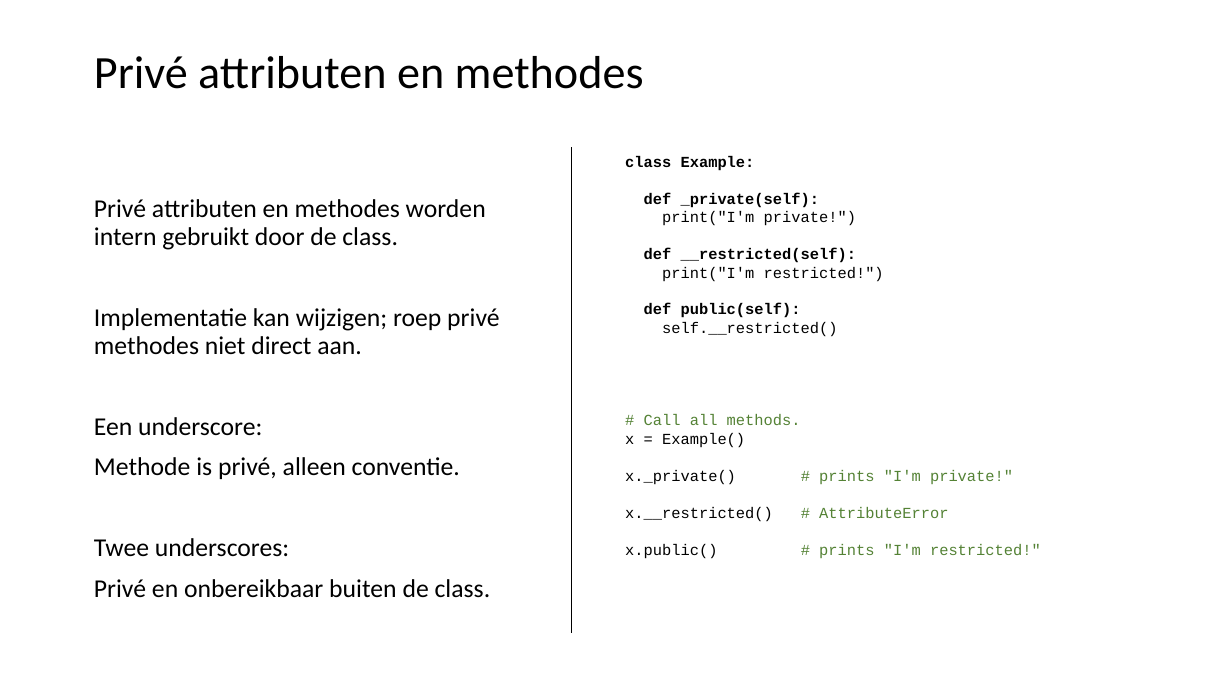
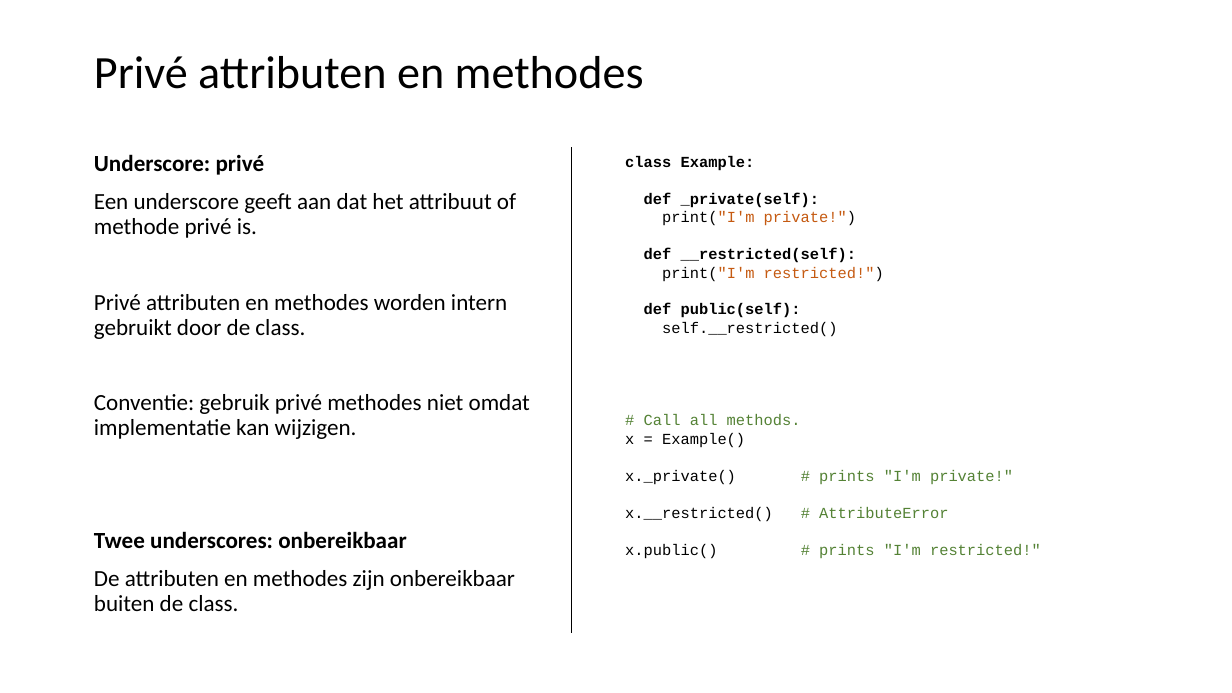
Before and after one commit to LFKoning/knowledge-sharing, a slide deck: slide 56 of python_course/1_basics_classes/python_cursus_1.pptx (slide 53 before the commit). Drawn at 1232x693 pixels with LibreOffice and Linux fonts; fonts in the diff are those of the drawing. Boxes give left, top, right and bottom in pixels: in the first picture for what was removed or moved away, otherwise in the second. Text is boxed around its words. In the diff, an @@ line names an element or a change of style, - is before the commit and + after.

```diff
--- a/python_course/1_basics_classes/python_cursus_1.pptx
+++ b/python_course/1_basics_classes/python_cursus_1.pptx
@@ text at (x1=94, y1=154, x2=516, y2=238): paragraphs added @@
+Underscore: privé
+Een underscore geeft aan dat het attribuut of methode privé is.
@@ text at (x1=662, y1=211, x2=884, y2=282): text colour #000000 to #C55A11 in "print("I'm private!")", "print("I'm restricted!")" @@
@@ text at (x1=94, y1=294, x2=507, y2=339): size 20 to 18 pt in "Privé attributen en methodes worden intern gebruikt ..." @@
@@ text at (x1=94, y1=394, x2=530, y2=611): text changed; size 20 to 18 pt @@
-Implementatie kan wijzigen; roep privé methodes niet direct aan.
-Een underscore:
-Methode is privé, alleen conventie.
-Twee underscores:
-Privé en onbereikbaar buiten de class.
+Conventie: gebruik privé methodes niet omdat implementatie kan wijzigen.
+Twee underscores: onbereikbaar
+De attributen en methodes zijn onbereikbaar buiten de class.
```
Also in this commit, not shown: 41 other slides changed, 6 slides added.
